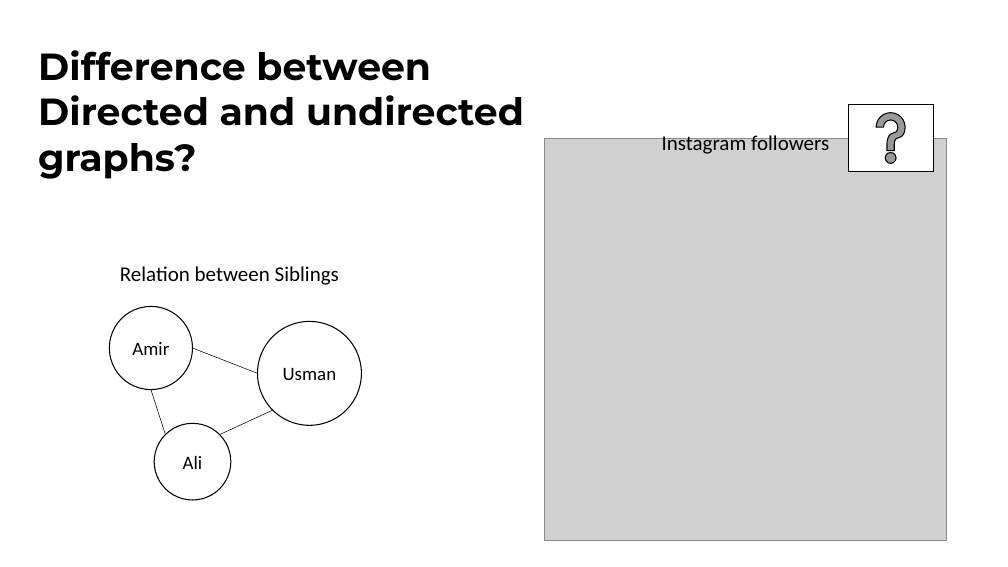
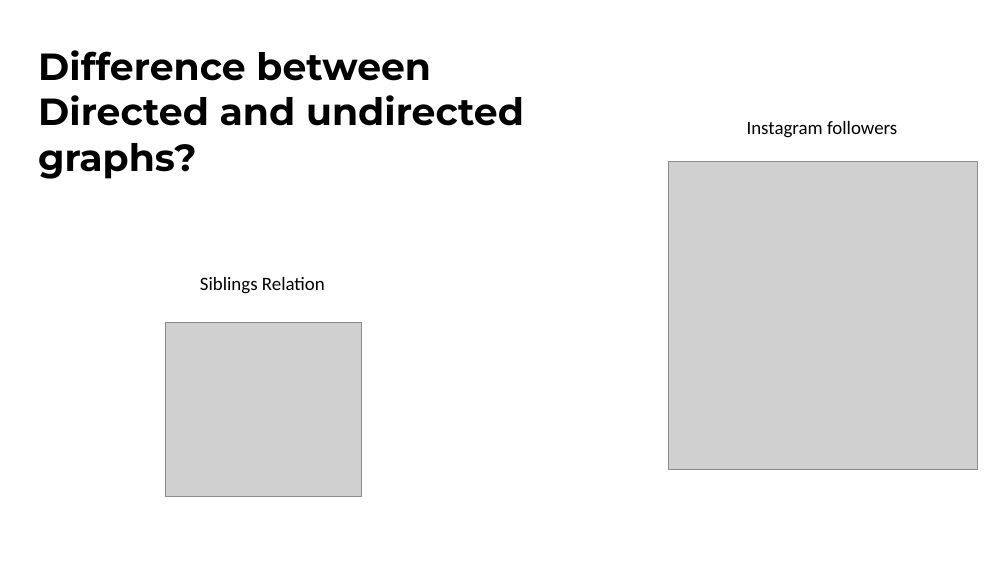
Before and after one commit to ibmbt/group5_graphtheory, a slide deck: slide 5 of group5_graphtheory.pptx. Drawn at 1008x567 pixels with LibreOffice and Linux fonts; fonts in the diff are those of the drawing; grey boxes stand for pictures. Boxes give left, top, right and bottom in pixels: in the first picture for what was removed or moved away, otherwise in the second. Text is boxed around its words. In the diff, an @@ line names an element or a change of style, - is before the commit and + after.

```diff
--- a/group5_graphtheory.pptx
+++ b/group5_graphtheory.pptx
@@ text "Instagram followers": place and size @@
-text "Instagram followers" at bbox=[662, 132, 829, 154]
+text "Instagram followers" at bbox=[747, 121, 897, 138]
@@ text "Instagram followers" at bbox=[747, 121, 897, 138]: size 20 to 18 pt @@
@@ action button help removed at bbox=[848, 104, 933, 172] @@
@@ picture: place and size @@
-picture at bbox=[544, 138, 946, 540]
+picture at bbox=[668, 161, 977, 470]
@@ text at bbox=[200, 277, 325, 294]: text changed; size 20 to 18 pt @@
-Relation between Siblings
+Siblings Relation
@@ ellipse removed at bbox=[110, 306, 193, 389] @@
-Amir
@@ picture added at bbox=[166, 323, 361, 497] @@
@@ ellipse removed at bbox=[258, 321, 361, 425] @@
-Usman
@@ line removed from (258, 374) to (193, 348) @@
@@ line removed from (166, 435) to (151, 389) @@
@@ line removed from (273, 411) to (220, 435) @@
@@ ellipse removed at bbox=[154, 423, 231, 500] @@
-Ali
```
Also in this commit, not shown: 4 other slides changed.
